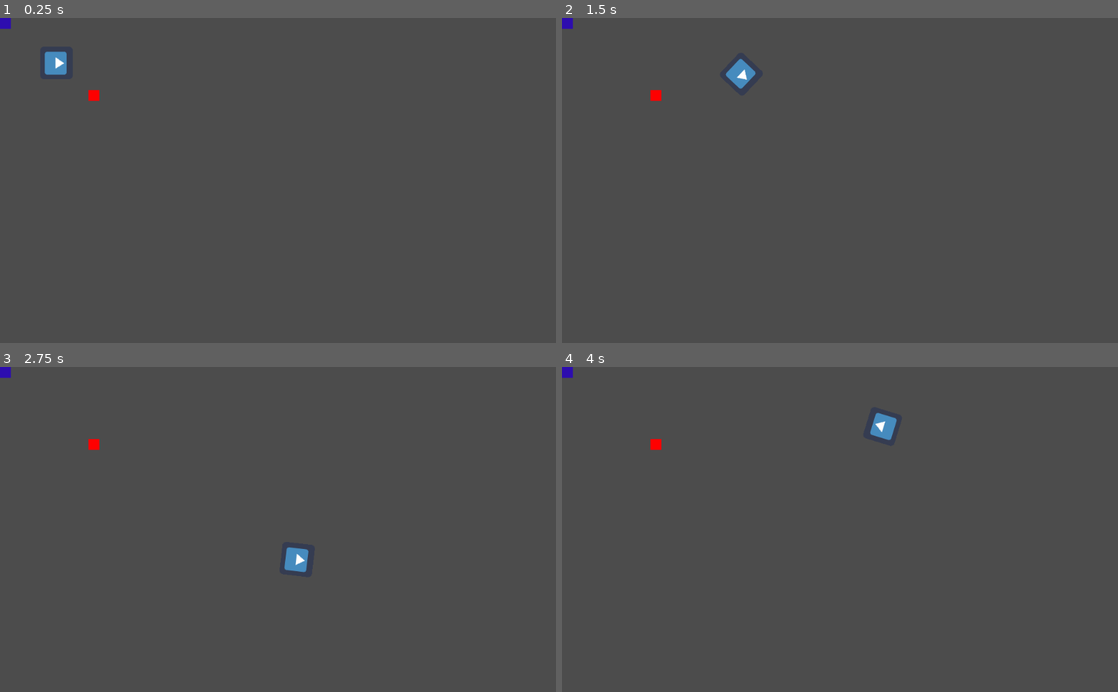
Above: before the commit, frames 1-4 (two rows, left to right).
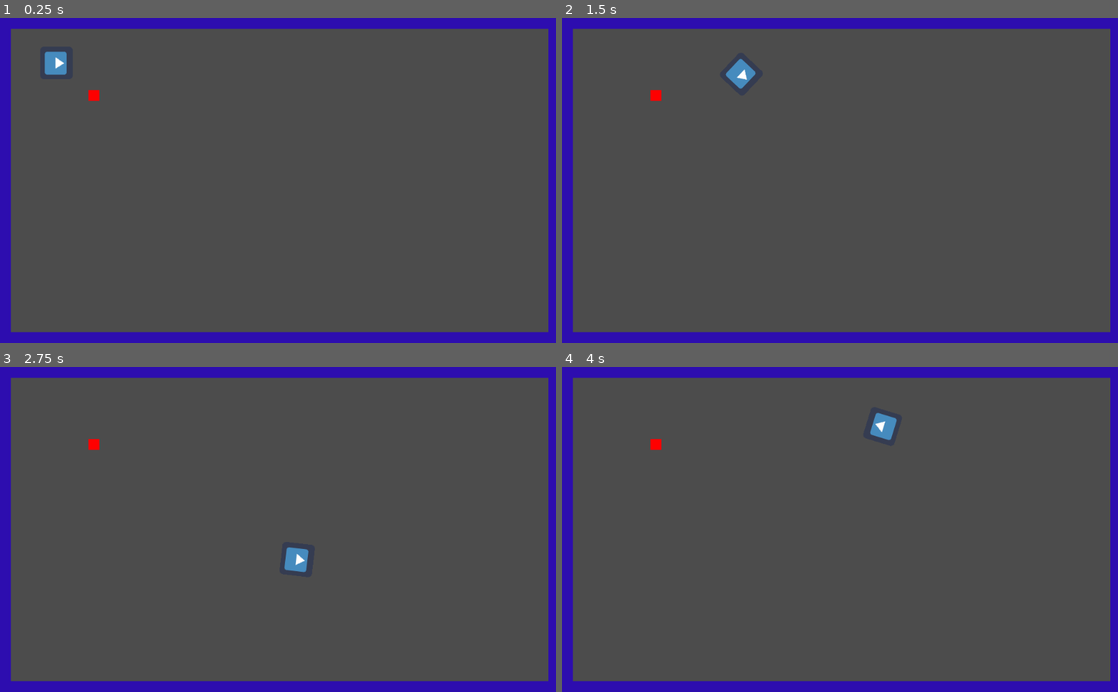
Above: after the commit, the same moments.

Repository: cliftonpalmer/move-it-meato
Game: Godot game, scene res://level_0.tscn
The game is run twice, just before and just after one commit, with the same random seed, the same clock (stepped at 60 frames per second) and the same inputs. The engine's default icon, where the game draws it, is replaced by a stand-in: a white triangle on a blue panel in a dark square.
Inputs:
- Up to frame 1 (0.25 s): no input
- Up to frame 2 (1.5 s): tap Enter at 0.5 s; hold Right (ui_right) 0.53-1.28 s; hold Down (ui_down) from 1.28 s (still down)
- Up to frame 3 (2.75 s): release Down (ui_down) at 2.03 s; hold Right (ui_right) from 2.03 s (still down)
- Up to frame 4 (4 s): release Right (ui_right) at 2.78 s; hold Up (ui_up) 2.78-3.53 s; hold Left (ui_left) from 3.53 s (still down)

The runs differ from the first frame. In frame 1, 9.9% of the frame differs, in the area x 0-100%, y 0-100%; in frame 2, 9.9%; in frame 3, 9.9%; in frame 4, 9.9%.

Commit message:
Added walls

Diff:
--- a/level_0.tscn
+++ b/level_0.tscn
@@ -12,4 +12,20 @@
 [node name="moveable" parent="." instance=ExtResource( 2 )]
 position = Vector2( 163, 133 )
 
-[node name="wall" parent="." instance=ExtResource( 3 )]
+[node name="walls" type="Node2D" parent="."]
+editor/display_folded = true
+
+[node name="wall" parent="walls" instance=ExtResource( 3 )]
+scale = Vector2( 1, 30 )
+
+[node name="wall3" parent="walls" instance=ExtResource( 3 )]
+position = Vector2( 20, 0 )
+scale = Vector2( 50, 1 )
+
+[node name="wall4" parent="walls" instance=ExtResource( 3 )]
+position = Vector2( 20, 580 )
+scale = Vector2( 50, 1 )
+
+[node name="wall2" parent="walls" instance=ExtResource( 3 )]
+position = Vector2( 1010, 0 )
+scale = Vector2( 1, 30 )
